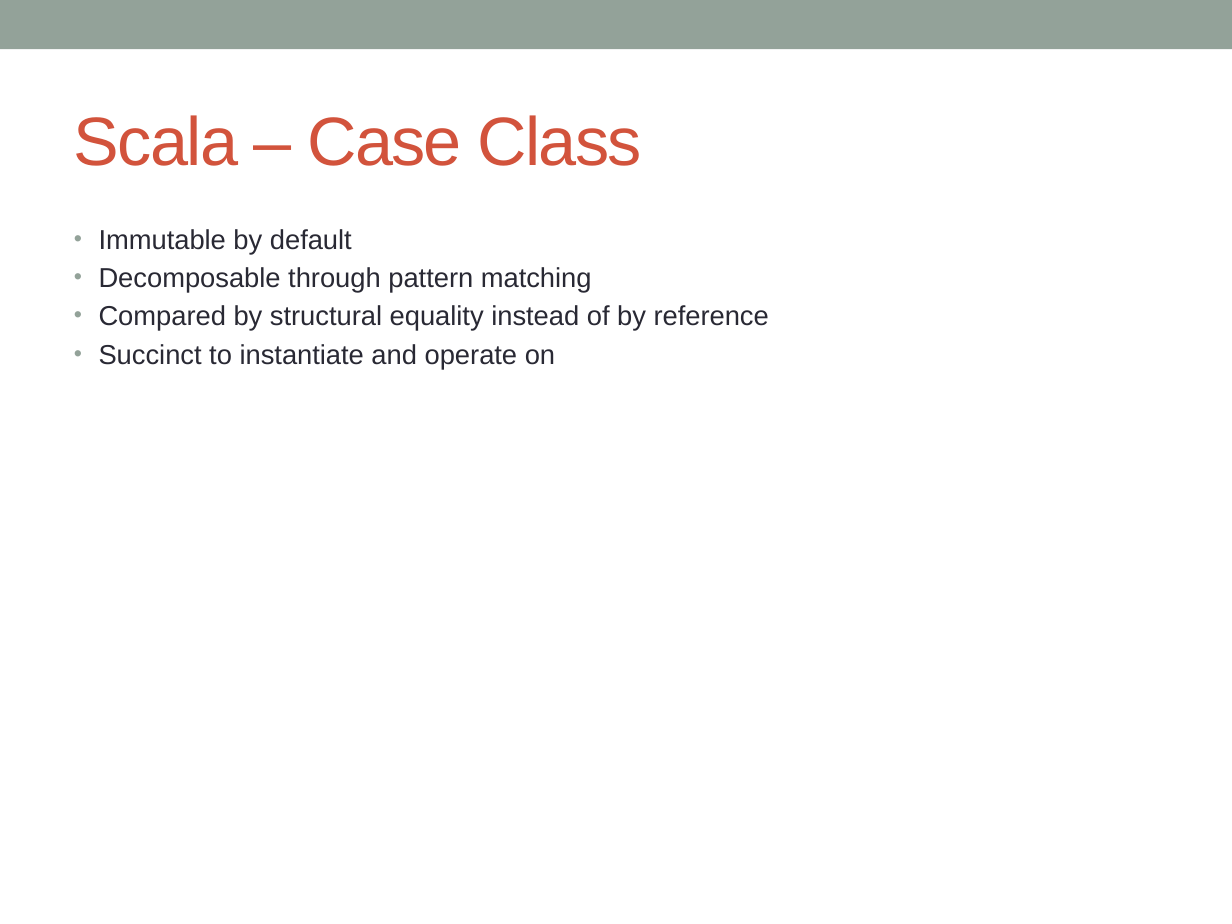
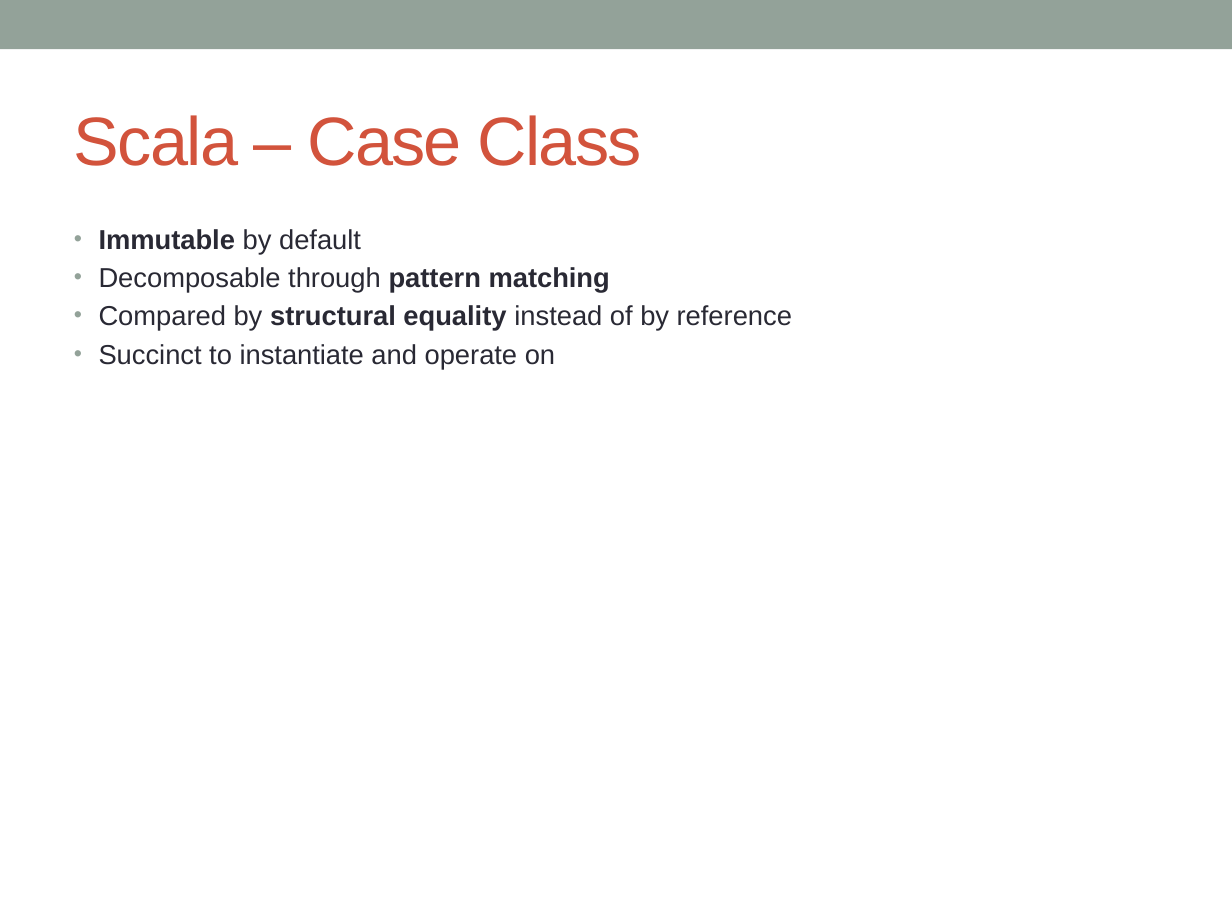
Before and after one commit to notionquest/ProjectDocumentation, a slide deck: slide 10 of Scala.pptx. Drawn at 1232x924 pixels with LibreOffice and Linux fonts; fonts in the diff are those of the drawing. Boxes give left, top, right and bottom in pixels: in the first picture for what was removed or moved away, otherwise in the second. Text is boxed around its words. In the diff, an @@ line names an element or a change of style, - is before the commit and + after.

```diff
--- a/Scala.pptx
+++ b/Scala.pptx
@@ text at box(99, 229, 792, 331): bold on in "Immutable", "pattern matching", "structural equality" @@
```
Also in this commit, not shown: 1 other slide changed, 1 slide added, 1 other file.
